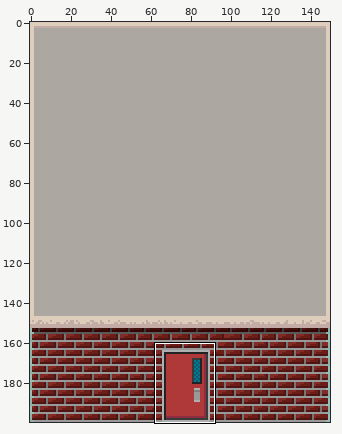
Sprite sheet -- res/Images/school.png. The first picture is a wide view before the edit; the outline marks the close-up.
Close-up. Earlier state:
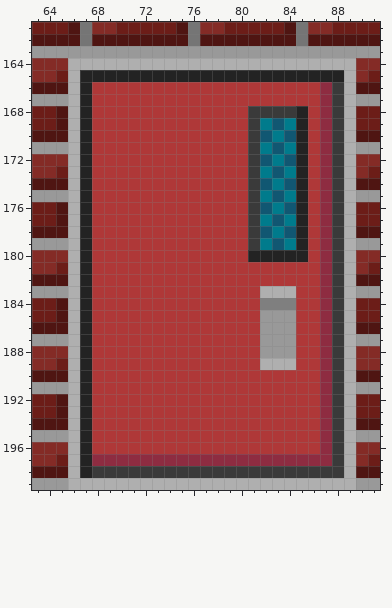
The file is 150x200 pixels. Colours within 5 levels of each other are drawn and written as one. Shown: x 63..91, y 161..199. The commit also changed other parts of the picture, which this record leaves out.
Now the later version:
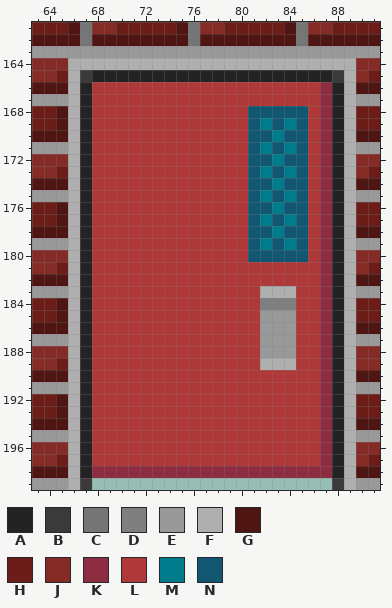
Palette (. is transparent): A #232323  B #3a3a3a  C #757575  D #7f7f7f  E #999999  F #afafaf  G #4f1512  H #6c1d18  J #842b26  K #8e2c41  L #af3838  M #007b8c  N #115772
Change:
y 165: x 67 A -> B; x 88 A -> B
y 166..167: x 88 B -> A
y 168: x 81..85 BBBBA -> NNNNN; x 88 B -> A
y 169..179: x 81 B -> N; x 85 A -> N; x 88 B -> A
y 180: x 81..85 AAAAA -> NNNNN; x 88 B -> A
y 181..196: x 88 B -> A
y 197: x 68..86 KKKKKKKKKKKKKKKKKKK -> LLLLLLLLLLLLLLLLLLL; x 88 B -> A
y 198: x 68..88 BBBBBBBBBBBBBBBBBBBBB -> KKKKKKKKKKKKKKKKKKKKA
y 199: x 67..88 FFFFFFFFFFFFFFFFFFFFFF -> B....................B
Changed places in both close-ups, as pixel boxes (x1, y1, x2, y2):
changed: (80, 70, 344, 490)
